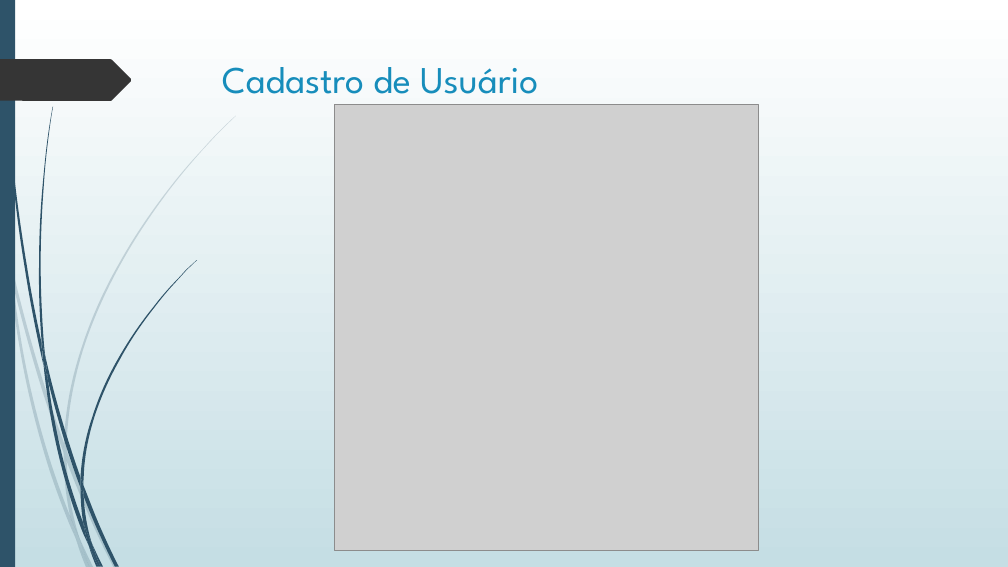
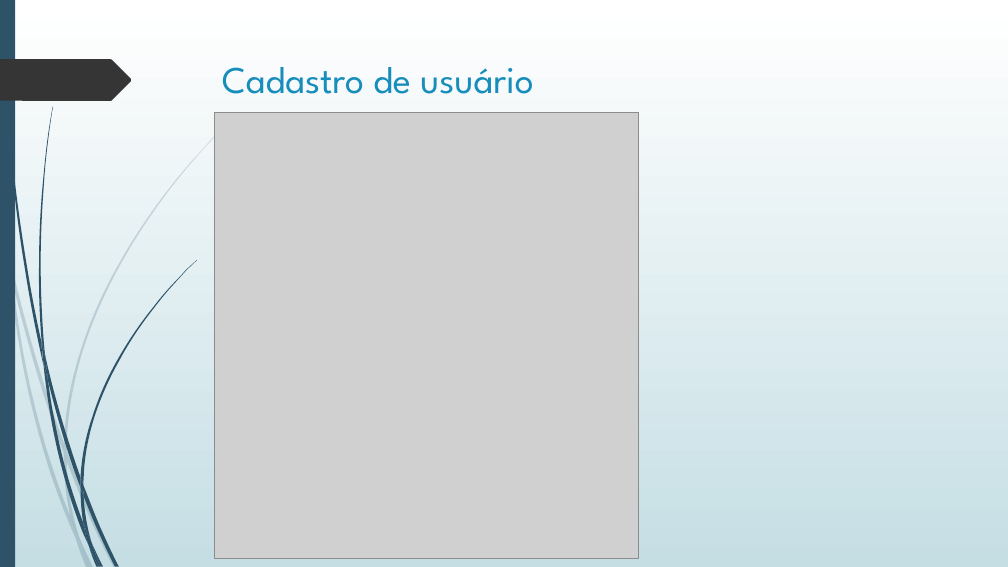
Before and after one commit to lucasklein/Rent-and-Ride, a slide deck: slide 6 of Slides.pptx. Drawn at 1008x567 pixels with LibreOffice and Linux fonts; fonts in the diff are those of the drawing; grey boxes stand for pictures. Boxes give left, top, right and bottom in pixels: in the first picture for what was removed or moved away, otherwise in the second. Text is boxed around its words. In the diff, an @@ line names an element or a change of style, - is before the commit and + after.

```diff
--- a/Slides.pptx
+++ b/Slides.pptx
@@ title at (222,67,534,94): text changed @@
-Cadastro de Usuário
+Cadastro de usuário
@@ picture: place and size @@
-picture at (335,104,759,551)
+picture at (215,112,639,558)
```
Also in this commit, not shown: 3 other slides changed, 6 slides added, 1 slide removed, 11 other files.
